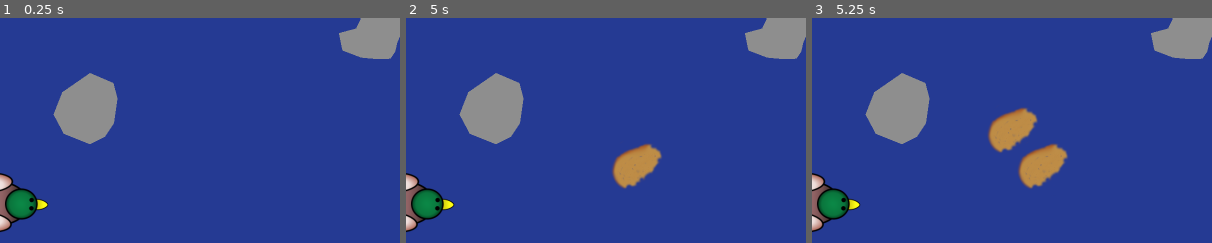
Above: before the commit, frames 1-3 (left to right).
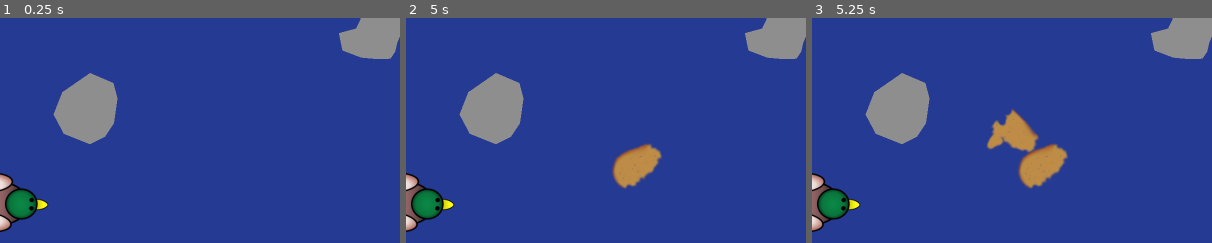
Above: after the commit, the same moments.

Repository: bene-labs/Duck-it-up
Game: Godot game, scene res://game.tscn
Same seed, same stepped clock (60 frames per second), same inputs: the game is played once before the commit and once after it.
Inputs:
- Up to frame 1 (0.25 s): no input
- Up to frame 2 (5 s): no input
- Up to frame 3 (5.25 s): no input
The pictures show only the part of the screen within x 12-62%, y 30-80%; the shares and areas given below are measured in that part.

Frames 1-2 are identical in both runs. In frame 3, 1.2% of the frame differs, in the area x 43-57%, y 40-60%.

Commit message:
add bread variations, fix win screen

Diff:
--- a/base_bread.tscn
+++ b/base_bread.tscn
@@ -1,20 +1,20 @@
 [gd_scene load_steps=3 format=3 uid="uid://yre3ma06y7e0"]
 
 [ext_resource type="Script" path="res://bread.gd" id="1_g08rq"]
-[ext_resource type="Texture2D" uid="uid://dwkg0i634q2m5" path="res://Assets/Sprites/Bread.png" id="2_fowq1"]
+[ext_resource type="Texture2D" uid="uid://ctxvc1v2yp3it" path="res://Assets/Sprites/Bread3.png" id="2_x4gdw"]
 
 [node name="BaseBread" type="Node2D"]
 z_index = 10
 script = ExtResource("1_g08rq")
 
 [node name="Sprite2D" type="Sprite2D" parent="."]
-texture = ExtResource("2_fowq1")
+texture = ExtResource("2_x4gdw")
 
 [node name="Area2D" type="Area2D" parent="."]
 collision_layer = 0
 collision_mask = 2
 
 [node name="CollisionPolygon2D" type="CollisionPolygon2D" parent="Area2D"]
-polygon = PackedVector2Array(86, -150, 143, -110, 164, -67, 131, -2, 95, 43, 30, 88, -36, 145, -91, 152, -170, 74, -151, -68, -23, -124)
+polygon = PackedVector2Array(-68, -131, 91, -113, 120, -74, 137, -22, 171, 54, 168, 128, 122, 174, 59, 178, -39, 150, -96, 145, -161, 112, -177, 62, -159, -13, -121, -101)
 
 [connection signal="body_entered" from="Area2D" to="." method="_on_area_2d_body_entered"]
--- a/bread_spawner.gd
+++ b/bread_spawner.gd
@@ -55,10 +55,12 @@
 			break
 	add_child(new_bread)
 
+
 func restart_timer():
 	$Timer.wait_time = rng.randf_range(min_spawn_delay, max_spawn_delay)
 	$Timer.start()
 
+
 func _on_timer_timeout() -> void:
 	spawn_bread()
 	restart_timer()
--- a/bread_spawner.tscn
+++ b/bread_spawner.tscn
@@ -1,9 +1,11 @@
-[gd_scene load_steps=5 format=3 uid="uid://h8f7cpxtrxmt"]
+[gd_scene load_steps=7 format=3 uid="uid://h8f7cpxtrxmt"]
 
 [ext_resource type="Script" path="res://bread_spawner.gd" id="1_4xpp7"]
 [ext_resource type="Script" path="res://bread_data.gd" id="2_2arnx"]
 [ext_resource type="Resource" uid="uid://db5svliny6ycl" path="res://data/bread1.tres" id="3_2rsjk"]
 [ext_resource type="PackedScene" uid="uid://yre3ma06y7e0" path="res://base_bread.tscn" id="3_7b8ib"]
+[ext_resource type="Resource" uid="uid://730dpmewsdrm" path="res://data/bread2.tres" id="4_ed50h"]
+[ext_resource type="Resource" uid="uid://cunofr4spho32" path="res://data/bread3.tres" id="5_hjc68"]
 
 [node name="BreadSpawner" type="ReferenceRect"]
 offset_left = 63.0
@@ -11,7 +13,7 @@
 offset_right = 1538.0
 offset_bottom = 840.0
 script = ExtResource("1_4xpp7")
-bread_selection = Array[ExtResource("2_2arnx")]([ExtResource("3_2rsjk")])
+bread_selection = Array[ExtResource("2_2arnx")]([ExtResource("3_2rsjk"), ExtResource("4_ed50h"), ExtResource("5_hjc68")])
 bread_scene = ExtResource("3_7b8ib")
 
 [node name="Timer" type="Timer" parent="."]
--- /dev/null
+++ b/data/bread2.tres
@@ -0,0 +1,12 @@
+[gd_resource type="Resource" script_class="BreadData" load_steps=3 format=3 uid="uid://730dpmewsdrm"]
+
+[ext_resource type="Script" path="res://bread_data.gd" id="1_3o4e2"]
+[ext_resource type="Texture2D" uid="uid://br056k5yrj20y" path="res://Assets/Sprites/Bread2.png" id="2_2l7r8"]
+
+[resource]
+script = ExtResource("1_3o4e2")
+value = 1
+spawn_chance = 1
+texture = ExtResource("2_2l7r8")
+polygon = PackedVector2Array(-4, -138, -47, -97, -62, -36, -91, -45, -110, -62, -141, -24, -139, 25, -171, 97, -162, 125, -79, 99, -67, 84, -34, 91, -8, 118, 52, 139, 95, 149, 145, 126, 155, 91, 173, 54, 114, -24, 3, -137)
+scale = Vector2(0.3, 0.3)
--- /dev/null
+++ b/data/bread3.tres
@@ -0,0 +1,12 @@
+[gd_resource type="Resource" script_class="BreadData" load_steps=3 format=3 uid="uid://cunofr4spho32"]
+
+[ext_resource type="Script" path="res://bread_data.gd" id="1_0hiog"]
+[ext_resource type="Texture2D" uid="uid://ctxvc1v2yp3it" path="res://Assets/Sprites/Bread3.png" id="2_6ld2i"]
+
+[resource]
+script = ExtResource("1_0hiog")
+value = 1
+spawn_chance = 1
+texture = ExtResource("2_6ld2i")
+polygon = PackedVector2Array(86, -142, -45, -107, -132, -61, -158, 6, -159, 70, -90, 149, -26, 135, 29, 100, 82, 53, 111, 35, 141, -25, 164, -64, 120, -120)
+scale = Vector2(0.3, 0.3)
--- a/game_ui.tscn
+++ b/game_ui.tscn
@@ -42,8 +42,8 @@
 
 [node name="ResultScreen1" type="TextureRect" parent="."]
 visible = false
-offset_right = 1587.0
-offset_bottom = 888.0
+offset_right = 1640.0
+offset_bottom = 900.0
 texture = ExtResource("2_ojmkk")
 
 [node name="RestartButton" type="Button" parent="ResultScreen1"]
@@ -56,7 +56,7 @@
 
 [node name="ResultScreen2" type="TextureRect" parent="."]
 visible = false
-offset_right = 1590.0
+offset_right = 1642.0
 offset_bottom = 900.0
 texture = ExtResource("3_a41a6")
 
Not shown, added: export_presets.cfg
Not shown, changed: .gitignore
